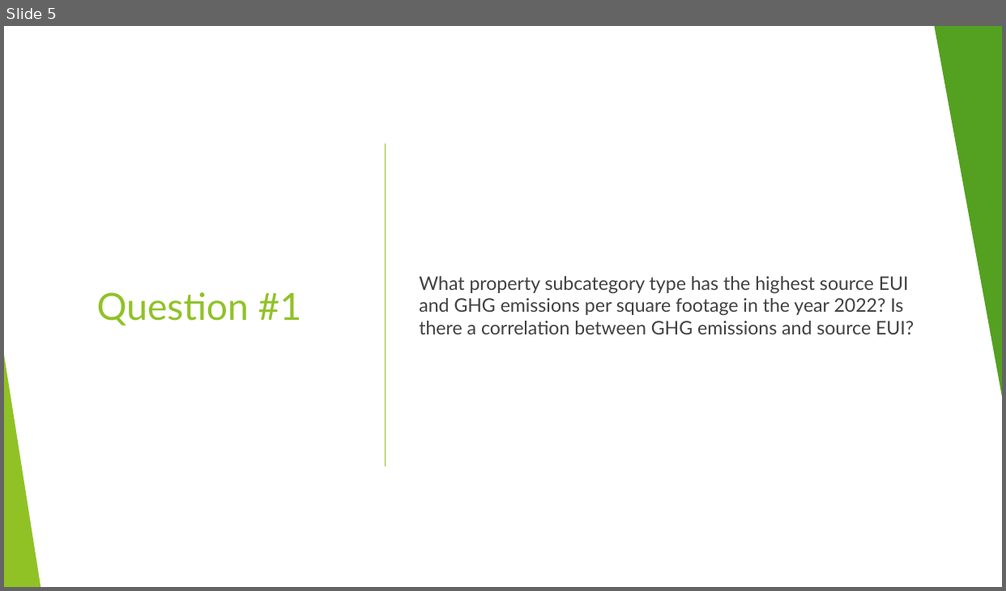
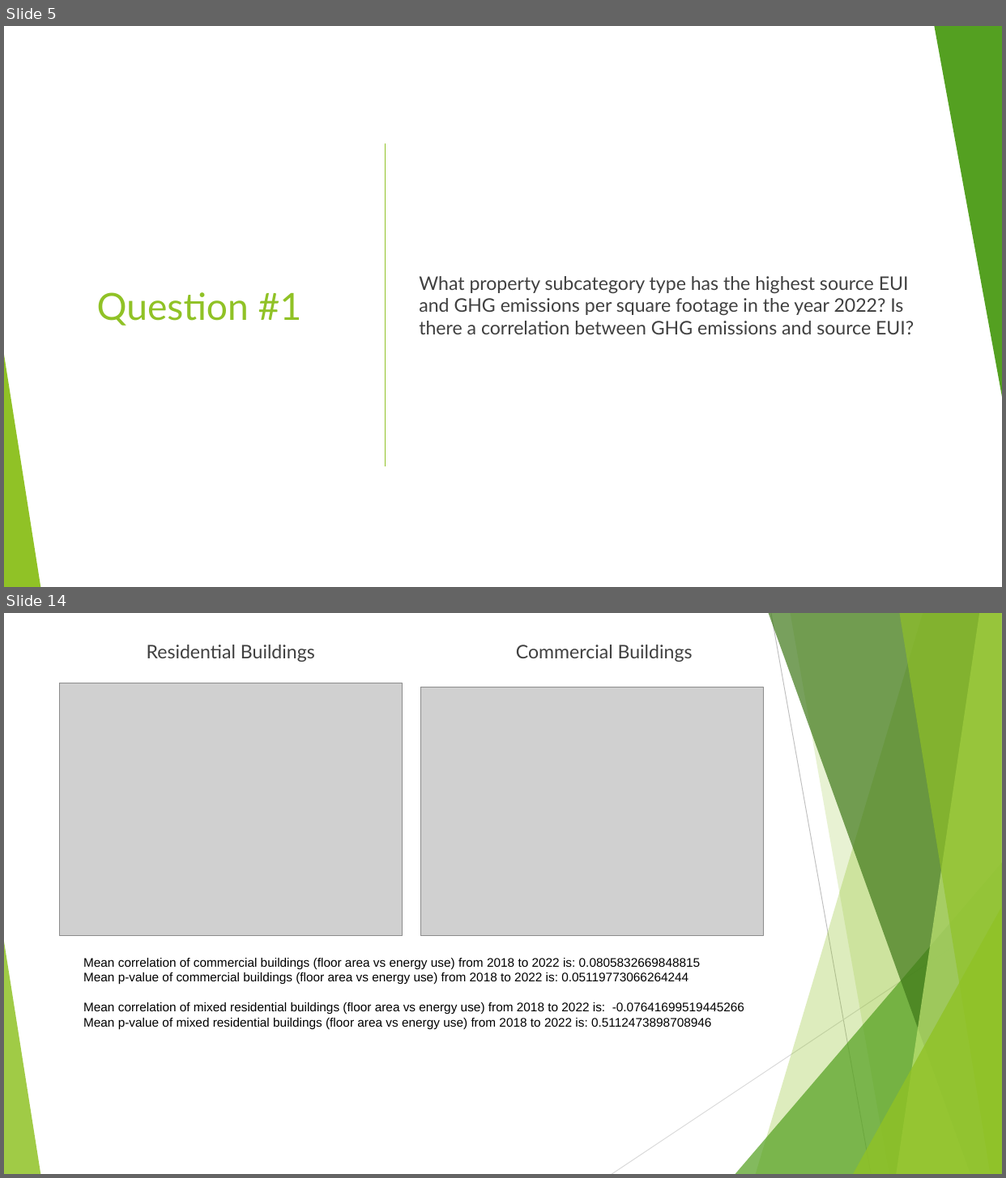
Before and after one commit to zohairnz/project-1, a slide deck: Energy Consumption Analysis for Buildings in San Francisco.pptx. Shown one above the other, each under a label of ours: slide 5 before the commit, slides 5 and 14 after it; the slides between them are not shown. The pictures are 1006x591 and 1006x1178 pixels, drawn with LibreOffice and Linux fonts; fonts in the diff are those of the drawing; grey boxes stand for pictures. Boxes give left, top, right and bottom in pixels: in the first picture for what was removed or moved away, otherwise in the second. Text is boxed around its words. In the diff, an @@ line names an element or a change of style, - is before the commit and + after.

```diff
--- a/Energy Consumption Analysis for Buildings in San Francisco.pptx
+++ b/Energy Consumption Analysis for Buildings in San Francisco.pptx
@@ slide 14 added at (x1=4, y1=613, x2=1002, y2=1174), background #FFFFFF; not listed: 10 template elements that a slide beside it also shows @@
@@ text added at (x1=147, y1=645, x2=315, y2=662), 18 pt, text #404040 @@
+Residential Buildings
@@ text added at (x1=516, y1=645, x2=692, y2=662), 18 pt, text #404040 @@
+Commercial Buildings
@@ picture added at (x1=59, y1=683, x2=403, y2=936) @@
@@ picture added at (x1=420, y1=687, x2=763, y2=936) @@
@@ text added at (x1=83, y1=958, x2=744, y2=1029), 12 pt, text #000000 @@
+Mean correlation of commercial buildings (floor area vs energy use) from 2018 to 2022 is: 0.0805832669848815
+Mean p-value of commercial buildings (floor area vs energy use) from 2018 to 2022 is: 0.05119773066264244
+Mean correlation of mixed residential buildings (floor area vs energy use) from 2018 to 2022 is: -0.07641699519445266
+Mean p-value of mixed residential buildings (floor area vs energy use) from 2018 to 2022 is: 0.5112473898708946
```
Also in this commit, not shown: 2 slides changed, 10 other slides added, 1 slide removed, 3 other files.
